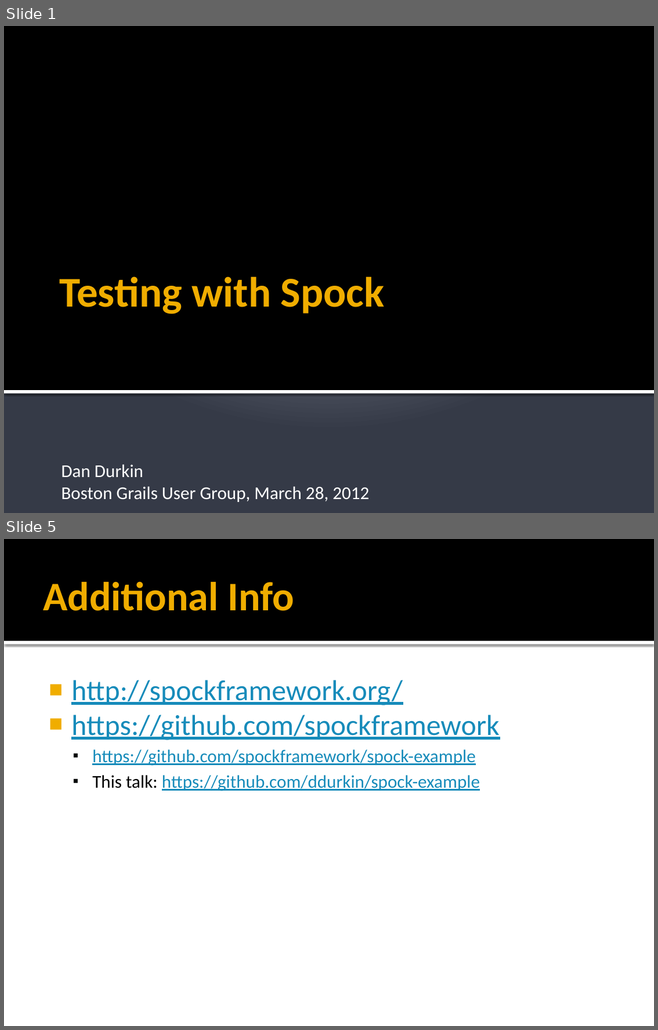
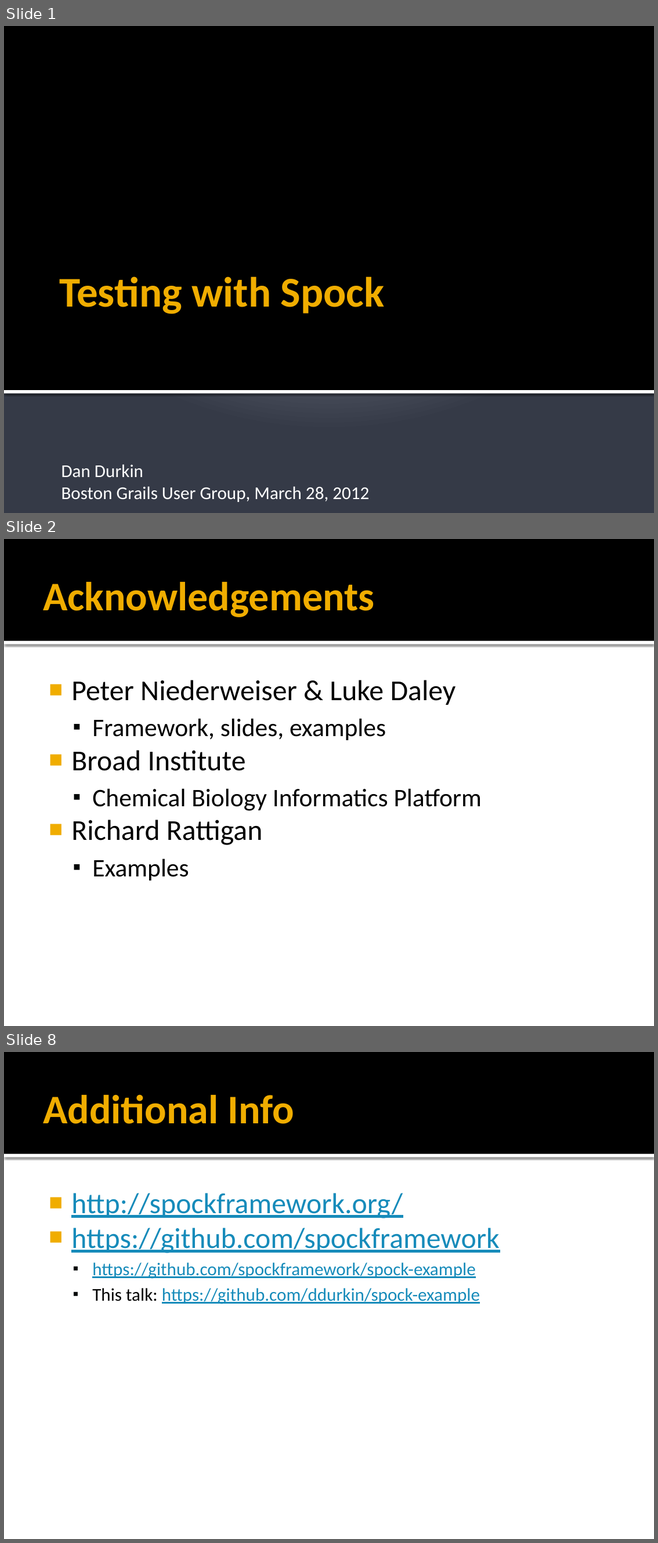
Before and after one commit to ddurkin/spock-example, a slide deck: BGUG-Spock.pptx. Shown one above the other, each under a label of ours: slides 1 and 5 before the commit, slides 1, 2 and 8 after it; the slides between them are not shown. The pictures are 658x1030 and 658x1543 pixels, drawn with LibreOffice and Linux fonts; fonts in the diff are those of the drawing. Boxes give left, top, right and bottom in pixels: in the first picture for what was removed or moved away, otherwise in the second. Text is boxed around its words. In the diff, an @@ line names an element or a change of style, - is before the commit and + after.

```diff
--- a/BGUG-Spock.pptx
+++ b/BGUG-Spock.pptx
@@ slide 2 added at (4,539,654,1026), background #FFFFFF; not listed: 2 template elements that a slide beside it also shows @@
@@ title added at (43,582,374,617), 45 pt, text #F0AD00, bold @@
+Acknowledgements
@@ text added at (71,680,481,881), 28 pt, text #000000 @@
+■ Peter Niederweiser & Luke Daley
+  ▪ Framework, slides, examples
+■ Broad Institute
+  ▪ Chemical Biology Informatics Platform
+■ Richard Rattigan
+  ▪ Examples
@@ what was slide 5 is now slide 8 @@
```
Also in this commit, not shown: 3 slides changed, 6 other slides added.
